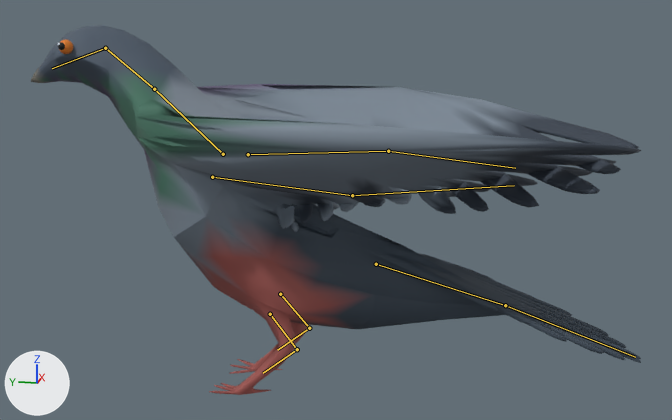
What one commit did to the glTF model assets/pigeon/pigeon.glb.
Before and after are seen from a 50 mm lens placed at (-0.567, -0.172, 0.265), pointed at (0.002, -0.058, 0.123). Every picture has the same lights, and +X, +Y and +Z are marked at lower left. The first picture is the older version. Both versions are drawn at frame 0 of the action 'Peck'; the numbers are the values there. The bones that bend it are drawn over the model as lines.

Names of what the first picture shows: 'pigeon-model'.
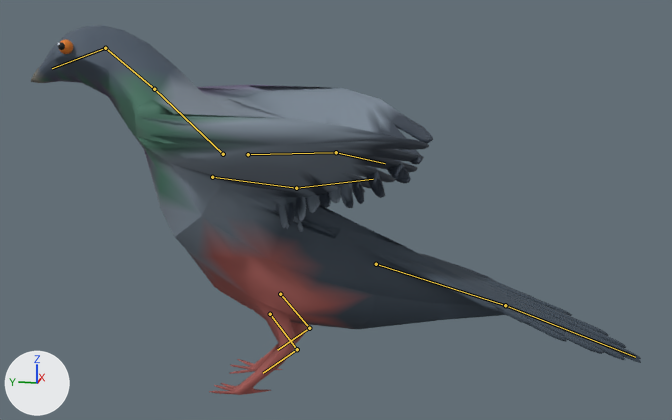
Location of each change, [x1, y1, x2, y2] in pixels of the pictures (672 x 420 px):
'pigeon-model', posed: [31, 25, 641, 395] in both
bone 'right-wing-1', root to tip: before (248, 154) to (388, 151); after (248, 154) to (336, 152)
bone 'right-wing-2', root to tip: before (388, 151) to (515, 168); after (336, 152) to (385, 163)
bone 'left-wing-1', root to tip: before (212, 177) to (352, 195); after (212, 177) to (296, 188)
bone 'left-wing-2', root to tip: before (352, 195) to (514, 185); after (296, 188) to (373, 179)

The edits, one by one:
Bone 'right-wing-1' (bone_right_wing_1) is rescaled from (1.0, 1.0, 1.0) to (1.0, 0.62, 1.0).
Bone 'right-wing-2' (bone_right_wing_2) is rescaled from (1.0, 1.0, 1.0) to (1.0, 0.62, 1.0).
Bone 'left-wing-1' (bone_left_wing_1) is rescaled from (1.0, 1.0, 1.0) to (1.0, 0.62, 1.0).
Bone 'left-wing-2' (bone_left_wing_2) is rescaled from (1.0, 1.0, 1.0) to (1.0, 0.62, 1.0).
